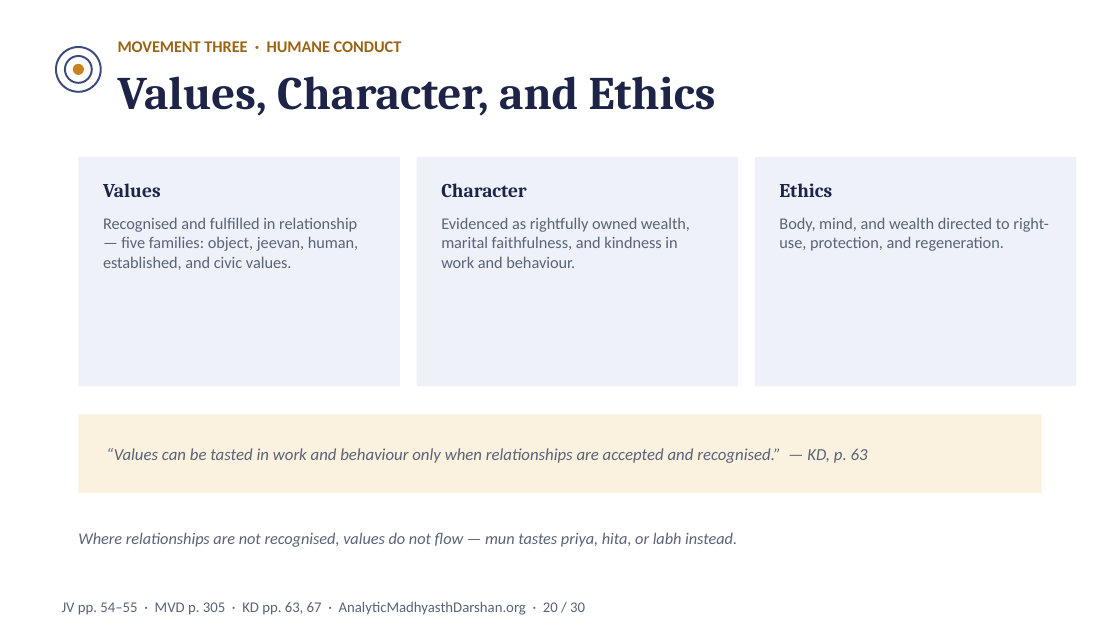
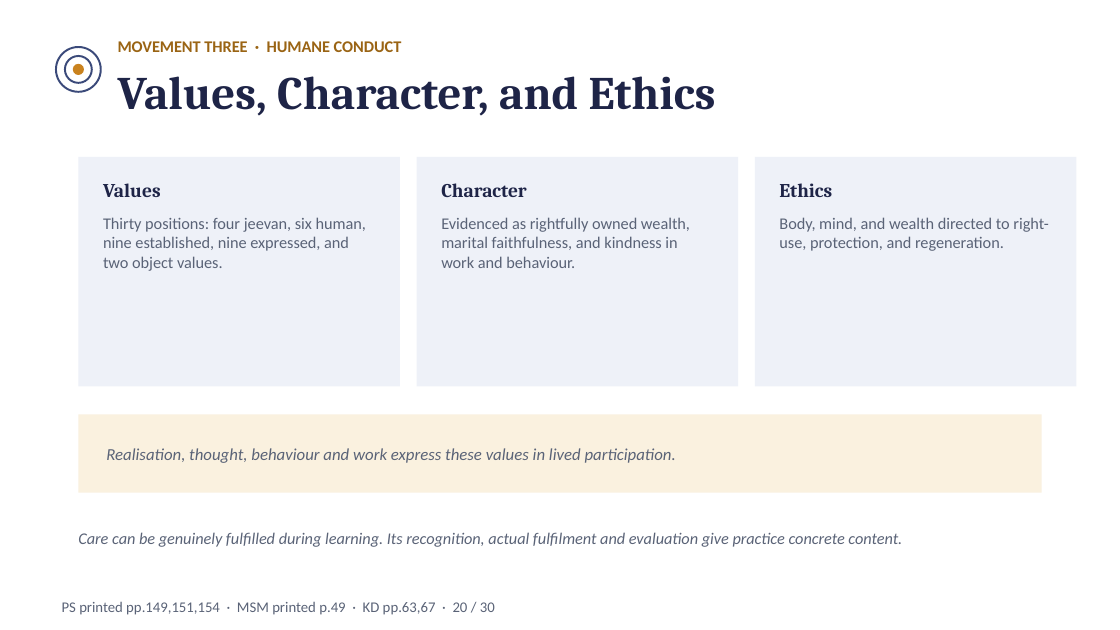
Before and after one commit to raghavamohan/AnalyticMadhyasthDarshan, a slide deck: slide 20 of Studies/A-State-Dynamic-Model-Of-Coexistence/A-State-Dynamic-Model-Of-Coexistence-Madhyasth-Darshan.pptx. Drawn at 1120x630 pixels with LibreOffice and Linux fonts; fonts in the diff are those of the drawing. Boxes give left, top, right and bottom in pixels: in the first picture for what was removed or moved away, otherwise in the second. Text is boxed around its words. In the diff, an @@ line names an element or a change of style, - is before the commit and + after.

Commit message:
Integrate Jeevan, values and awakened tradition into state-dynamic synthesis

```diff
--- a/Studies/A-State-Dynamic-Model-Of-Coexistence/A-State-Dynamic-Model-Of-Coexistence-Madhyasth-Darshan.pptx
+++ b/Studies/A-State-Dynamic-Model-Of-Coexistence/A-State-Dynamic-Model-Of-Coexistence-Madhyasth-Darshan.pptx
@@ text at (103,217,366,271): text changed @@
-Recognised and fulfilled in relationship — five families: object, jeevan, human, established, and civic values.
+Thirty positions: four jeevan, six human, nine established, nine expressed, and two object values.
@@ text at (106,448,676,463): text changed @@
-“Values can be tasted in work and behaviour only when relationships are accepted and recognised.” — KD, p. 63
+Realisation, thought, behaviour and work express these values in lived participation.
@@ text at (78,532,902,547): text changed @@
-Where relationships are not recognised, values do not flow — mun tastes priya, hita, or labh instead.
+Care can be genuinely fulfilled during learning. Its recognition, actual fulfilment and evaluation give practice concrete content.
@@ text at (62,602,495,615): text changed @@
-JV pp. 54–55 · MVD p. 305 · KD pp. 63, 67 · AnalyticMadhyasthDarshan.org · 20 / 30
+PS printed pp.149,151,154 · MSM printed p.49 · KD pp.63,67 · 20 / 30
```
Also in this commit, not shown: 26 other slides changed, 1 slide added, 1 slide removed, 30 other files.
